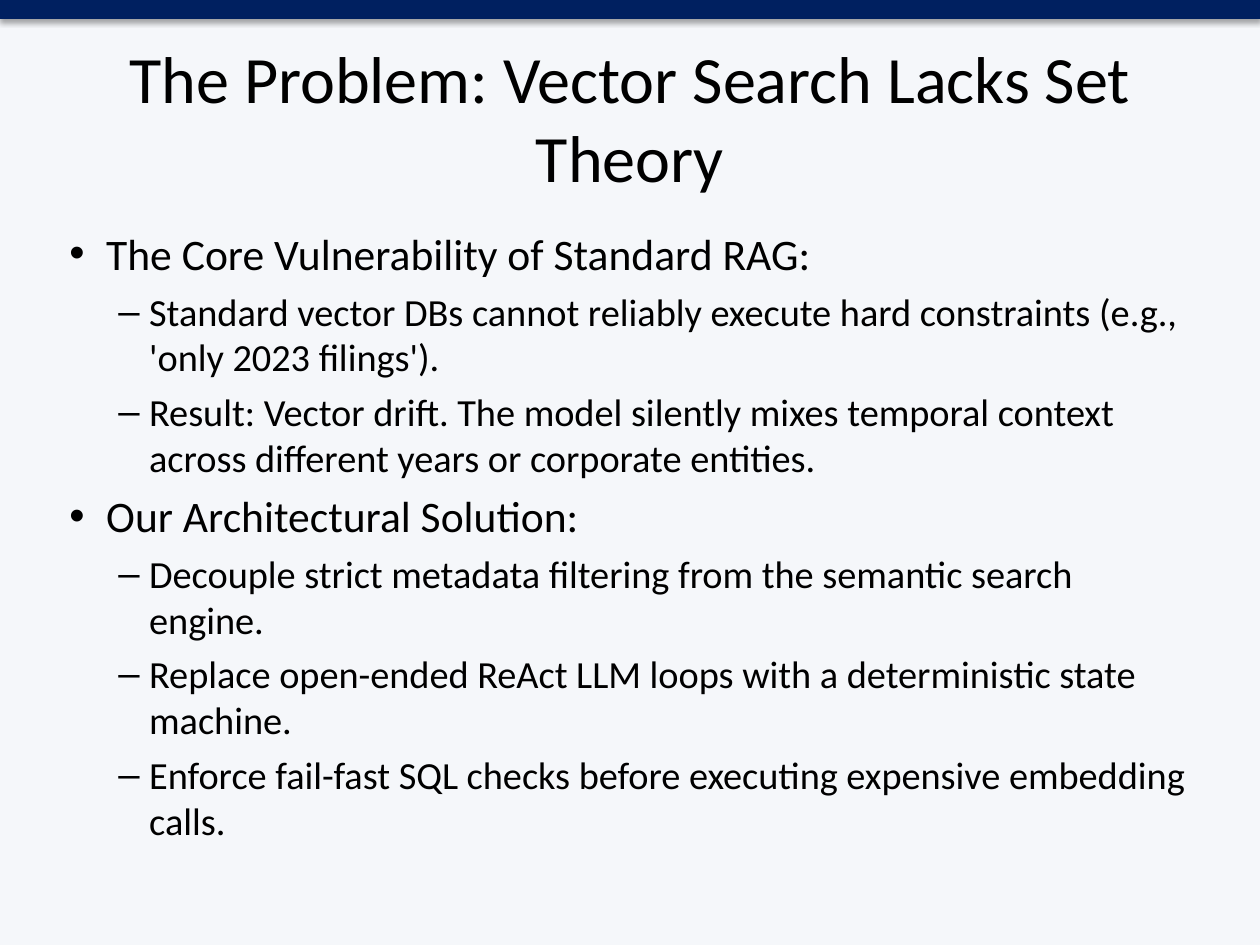
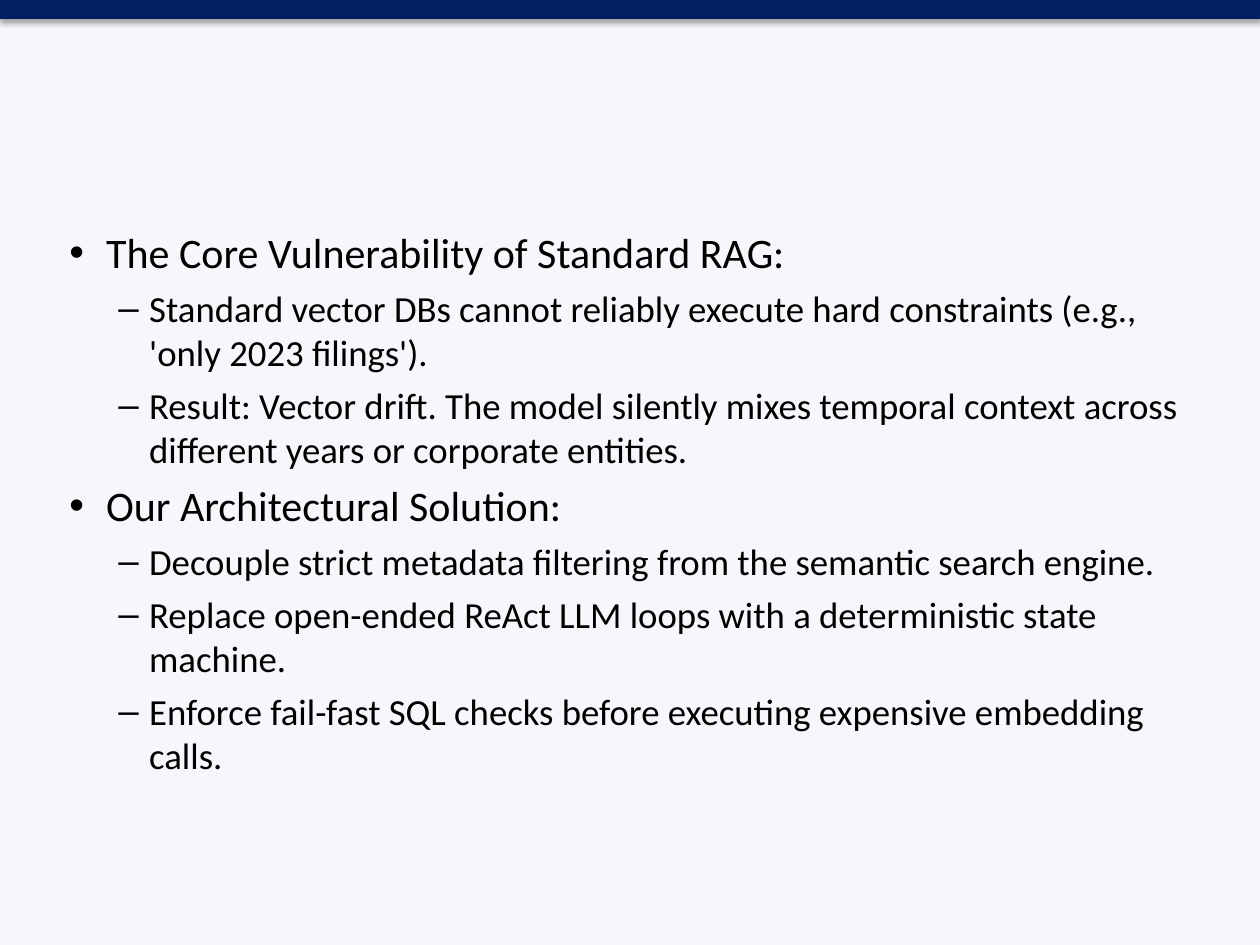
Before and after one commit to vendroid7/agentic-rag, a slide deck: slide 2 of Agentic_RAG .pptx. Drawn at 1260x945 pixels with LibreOffice and Linux fonts; fonts in the diff are those of the drawing. Boxes give left, top, right and bottom in pixels: in the first picture for what was removed or moved away, otherwise in the second. Text is boxed around its words. In the diff, an @@ line names an element or a change of style, - is before the commit and + after.

Commit message:
updated presentation with improved formatting and new sections

```diff
--- a/Agentic_RAG .pptx
+++ b/Agentic_RAG .pptx
@@ title removed at <box>129,57,1130,193</box> @@
-The Problem: Vector Search Lacks Set Theory
@@ text "The Core Vulnerability of Standard ..." at <box>106,238,1177,770</box>: size 25 to 24 pt in "The Core Vulnerability of Standard RAG:", "Our Architectural Solution:"; size 21.8 to 21 pt in "Standard vector DBs cannot reliably execute hard ...", "Result: Vector drift. The model silently mixes ...", "Decouple strict metadata filtering from the semantic ...", "Replace open-ended ReAct LLM loops with a ..." and 1 more places @@
```
Also in this commit, not shown: 8 other slides changed, 1 slide added.
